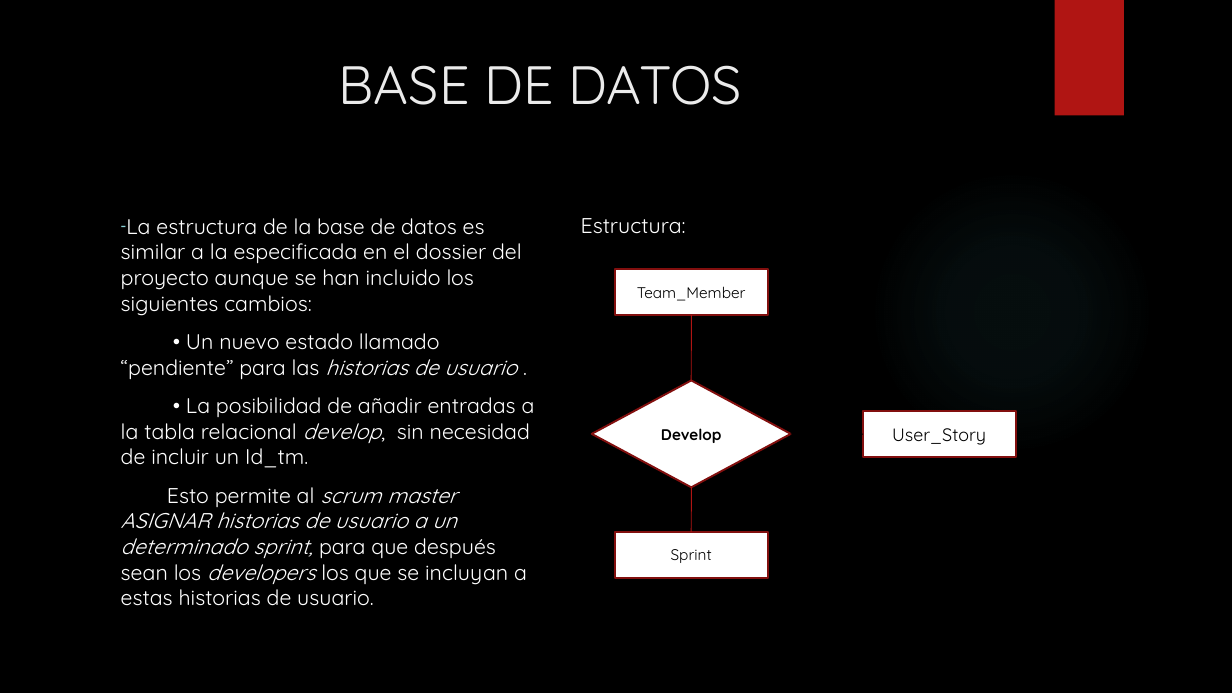
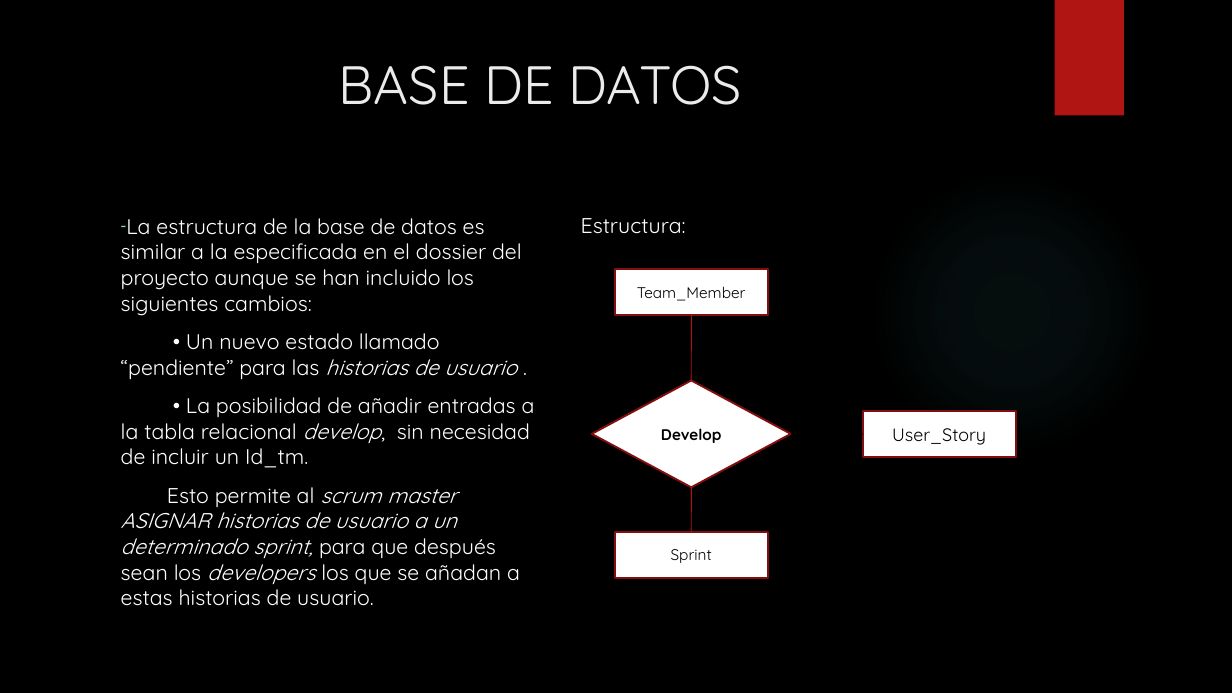
Before and after one commit to pesaura/LaboratorioTrabajo, a slide deck: slide 15 of LABORATORIO DE INGENIERIA.pptx. Drawn at 1232x693 pixels with LibreOffice and Linux fonts; fonts in the diff are those of the drawing; background and template pictures are left out. Boxes give left, top, right and bottom in pixels: in the first picture for what was removed or moved away, otherwise in the second. Text is boxed around its words. In the diff, an @@ line names an element or a change of style, - is before the commit and + after.

```diff
--- a/LABORATORIO DE INGENIERIA.pptx
+++ b/LABORATORIO DE INGENIERIA.pptx
@@ text at bbox=[121, 487, 520, 606]: text changed @@
-Esto permite al scrum master ASIGNAR historias de usuario a un determinado sprint, para que después sean los developers los que se incluyan a estas historias de usuario.
+Esto permite al scrum master ASIGNAR historias de usuario a un determinado sprint, para que después sean los developers los que se añadan a estas historias de usuario.
```
Also in this commit, not shown: 4 other slides changed, 2 slides added, 3 other files.
